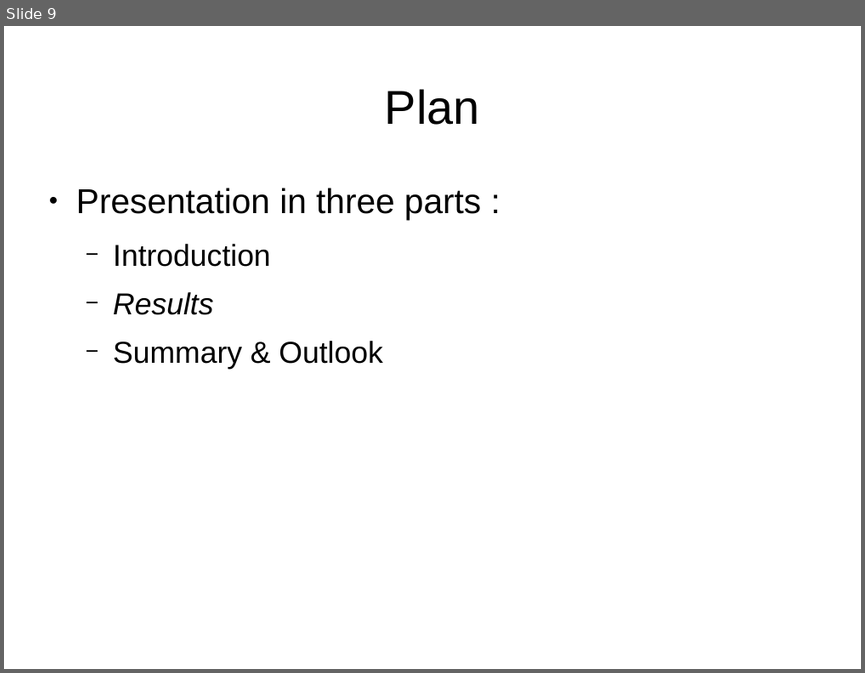
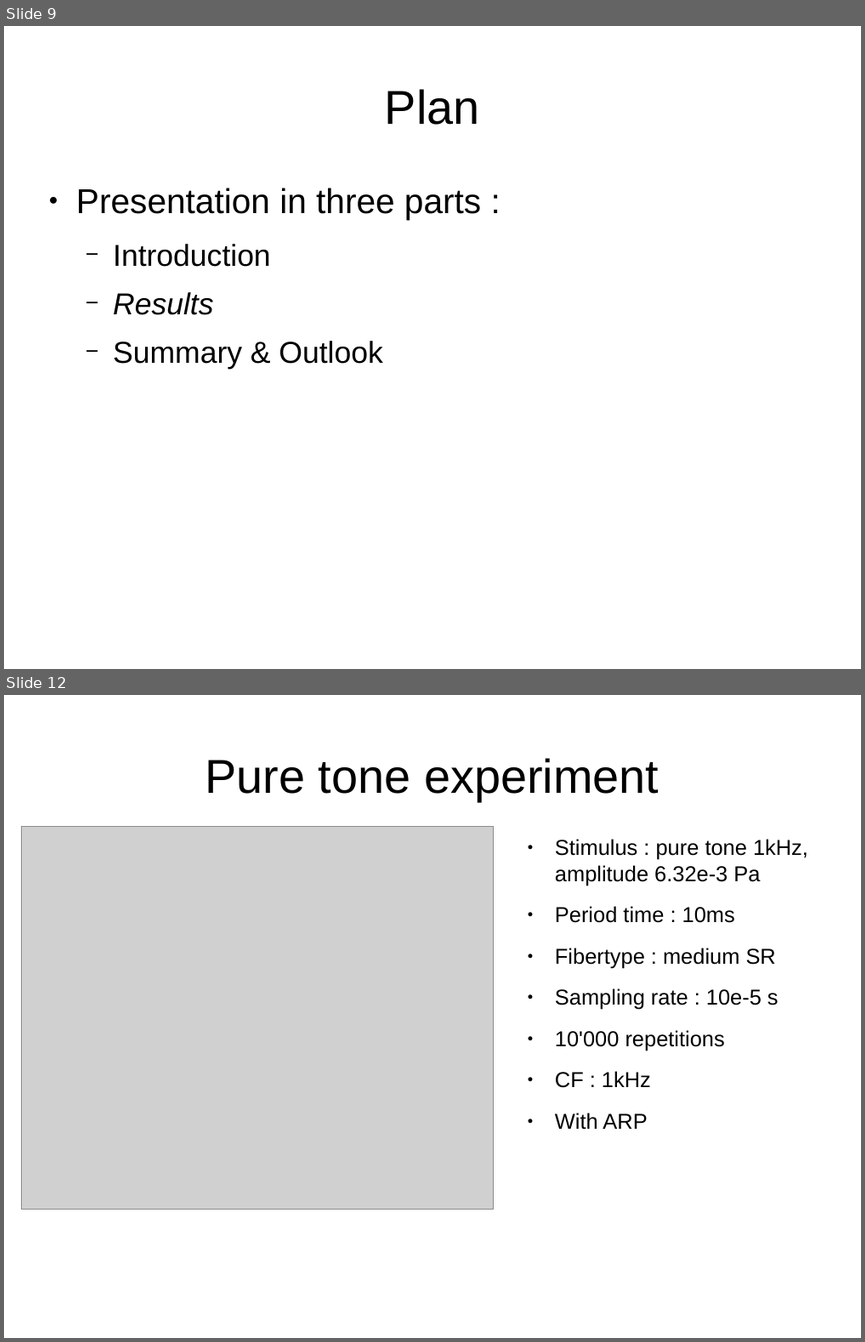
Before and after one commit to MaelleC/auditory-things, a slide deck: presentation/pres1.odp. Shown one above the other, each under a label of ours: slide 9 before the commit, slides 9 and 12 after it; the slides between them are not shown. The pictures are 865x673 and 865x1342 pixels, drawn with LibreOffice and Linux fonts; fonts in the diff are those of the drawing; grey boxes stand for pictures. Boxes give left, top, right and bottom in pixels: in the first picture for what was removed or moved away, otherwise in the second. Text is boxed around its words. In the diff, an @@ line names an element or a change of style, - is before the commit and + after.

```diff
--- a/presentation/pres1.odp
+++ b/presentation/pres1.odp
@@ slide 12 added at <box>4,695,861,1338</box>, background #FFFFFF @@
@@ title added at <box>205,758,658,801</box>, 44 pt, text #000000 @@
+Pure tone experiment
@@ picture added at <box>21,827,494,1210</box> @@
@@ text added at <box>555,839,808,1129</box>, 20 pt, text #000000 @@
+● Stimulus : pure tone 1kHz, amplitude 6.32e-3 Pa
+● Period time : 10ms
+● Fibertype : medium SR
+● Sampling rate : 10e-5 s
+● 10'000 repetitions
+● CF : 1kHz
+● With ARP
```
Also in this commit, not shown: 1 slide changed, 7 other slides added, 10 other files.
